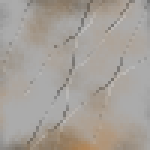
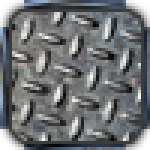
Two versions of the same layered image (w=150, h=150). Layer-by-layer changes:
added group "metal_wall" with 3 layers above "metal-corners" over 0, 0, 150, 150
added layer "Layer 2" in group "metal_wall" over 12, 12, 141, 141
added layer "side_w" in group "metal_wall" over 0, 27, 150, 129
added layer "side_h" in group "metal_wall" over 24, 0, 126, 150
hid group "metal" (2nd of 3) (3 layers) over 0, 0, 150, 150
